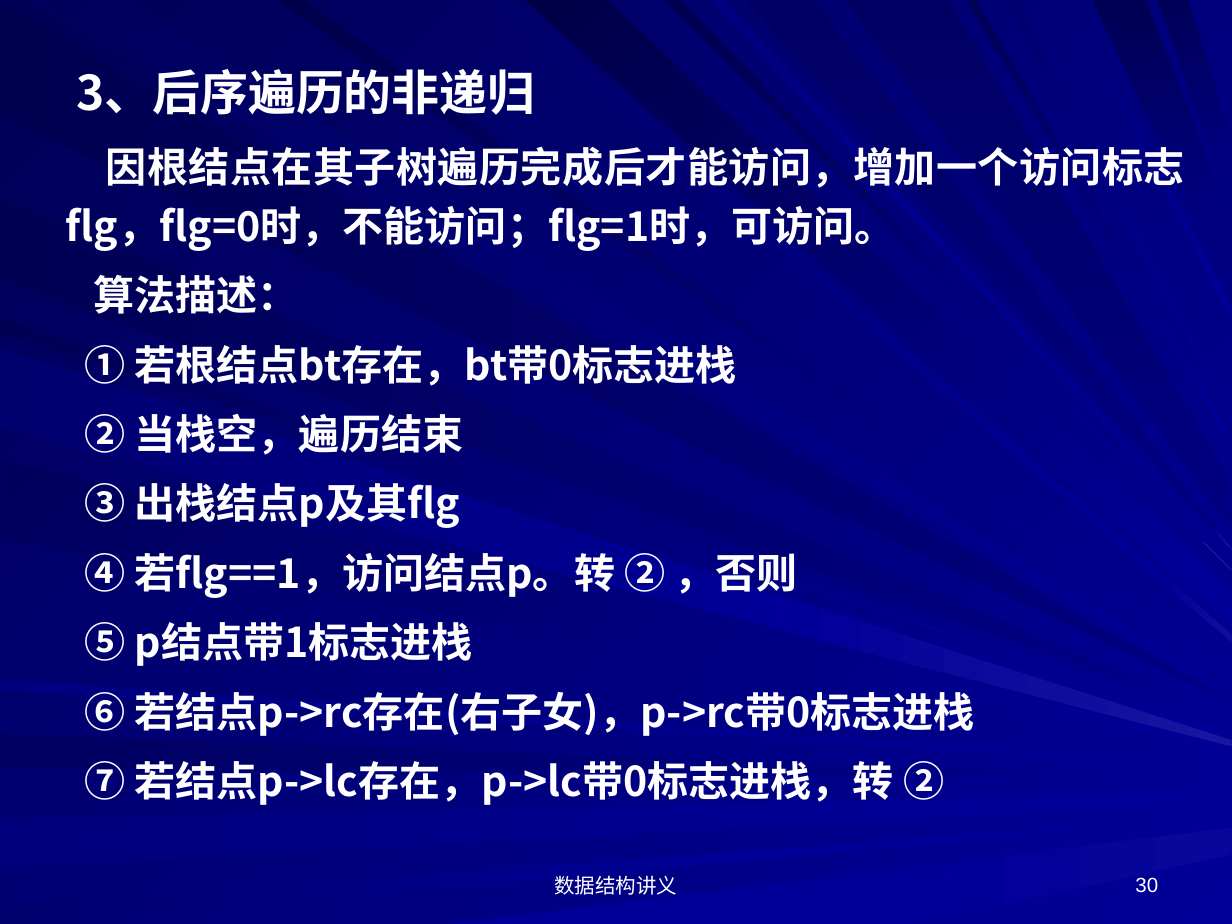
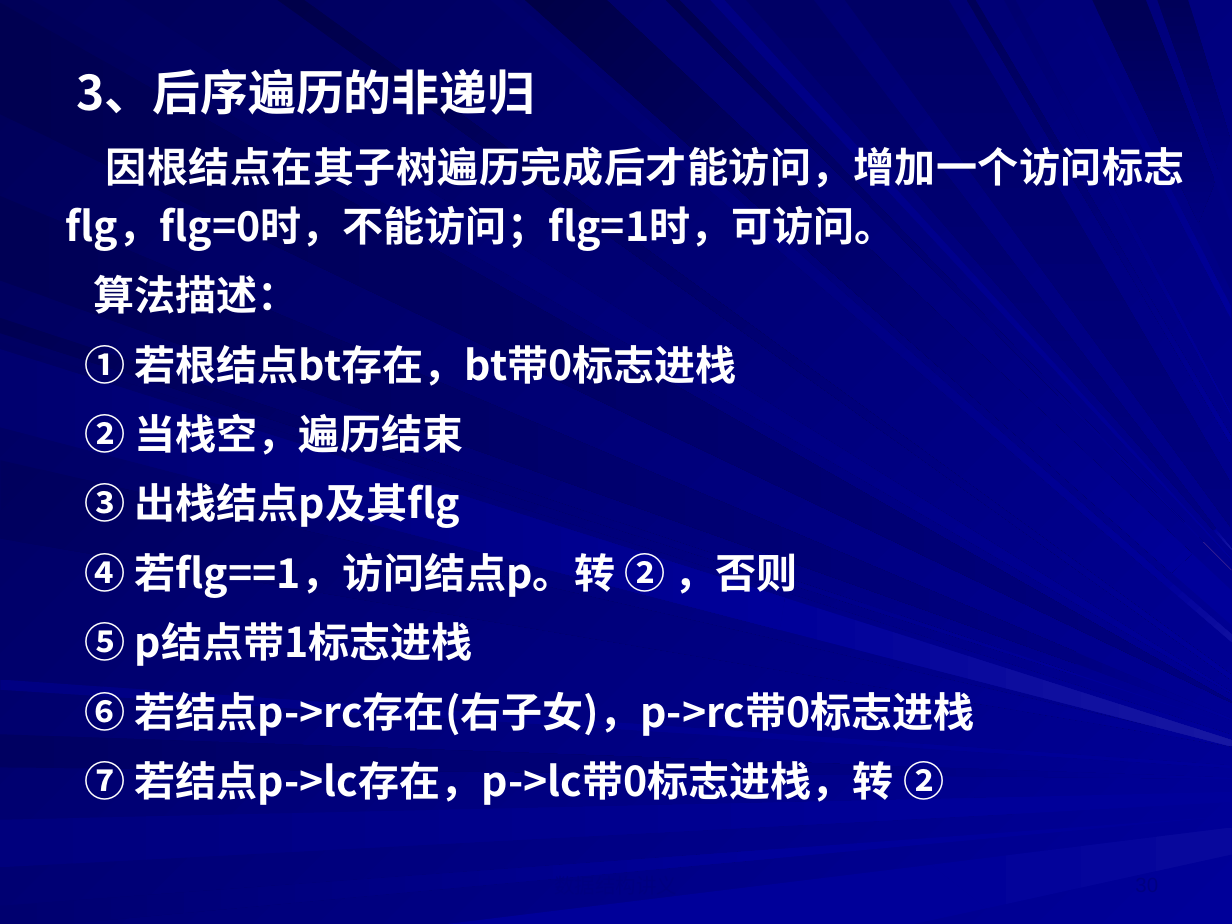
Before and after one commit to HowardLei/DataStrcture-Algorithm, a slide deck: slide 30 of PPT/数据结构_9二叉树.ppt. Drawn at 1232x924 pixels with LibreOffice and Linux fonts; fonts in the diff are those of the drawing. Boxes give left, top, right and bottom in pixels: in the first picture for what was removed or moved away, otherwise in the second. Text is boxed around its words. In the diff, an @@ line names an element or a change of style, - is before the commit and + after.

```diff
--- a/PPT/数据结构_9二叉树.ppt
+++ b/PPT/数据结构_9二叉树.ppt
@@ background gradient #000099 to #000057 to gradient #000058 to #000099 @@
@@ freeform shape at [0, 2, 1232, 702]: fill gradient #000080 to #000051 to gradient #000051 to #000080 @@
@@ freeform shape at [32, 0, 1232, 694]: fill gradient #000099 to #00005C to gradient #00005D to #000099 @@
@@ freeform shape at [277, 0, 1231, 680]: fill gradient #000099 to #00004A to gradient #00004A to #000099 @@
@@ freeform shape at [490, 0, 1165, 583]: fill gradient #000099 to #00006A to gradient #00006B to #000099 @@
@@ freeform shape at [525, 0, 1191, 573]: fill gradient #000099 to #000046 to gradient #000047 to #000099 @@
@@ freeform shape at [665, 0, 1202, 542]: fill gradient #000099 to #00004E to gradient #00004F to #000099 @@
@@ freeform shape at [711, 0, 1231, 559]: fill gradient #000099 to #000081 to gradient #000082 to #000099 @@
@@ freeform shape at [747, 0, 1217, 531]: fill gradient #000064 to #000080 to gradient #000065 to #000080 @@
@@ freeform shape at [845, 0, 1231, 527]: fill gradient #000064 to #000080 to gradient #000065 to #000080 @@
@@ freeform shape at [967, 0, 1231, 444]: fill gradient #000099 to #000057 to gradient #000058 to #000099 @@
@@ freeform shape at [1066, 0, 1231, 318]: fill gradient #000099 to #000078 to gradient #000079 to #000099 @@
@@ freeform shape at [0, 196, 1076, 664]: fill gradient #000080 to #000055 to gradient #000055 to #000080 @@
@@ freeform shape at [0, 318, 1076, 675]: fill gradient #000099 to #000053 to gradient #000053 to #000099 @@
@@ fill gradient #000099 to #00006E to gradient #00006F to #000099 in 3 elements at [0, 849, 774, 923], [1004, 0, 1231, 414], [0, 349, 785, 630] @@
@@ freeform shape at [0, 342, 1231, 742]: fill gradient #000099 to #000060 to gradient #000061 to #000099 @@
@@ freeform shape at [0, 461, 1231, 747]: fill gradient #000099 to #00005C to gradient #00005D to #000099 @@
@@ freeform shape at [780, 598, 1232, 747]: fill gradient #1616A1 to #000099 to gradient #000099 to #1717A2 @@
@@ freeform shape at [1163, 578, 1232, 642]: fill gradient #0E0E9E to #000099 to gradient #000099 to #0F0F9F @@
@@ freeform shape at [1076, 652, 1231, 719]: fill gradient #000099 to #000080 to gradient #000080 to #000099 @@
@@ freeform shape at [0, 680, 1231, 769]: fill gradient #000099 to #000081 to gradient #000082 to #000099 @@
@@ freeform shape at [931, 828, 1232, 909]: fill gradient #07079B to #000099 to gradient #000099 to #08089C @@
@@ text removed at [554, 875, 677, 895] @@
-数据结构讲义
@@ page number removed at [1135, 877, 1158, 893] @@
-30
```
Also in this commit, not shown: 38 other slides changed, 5 other files.
